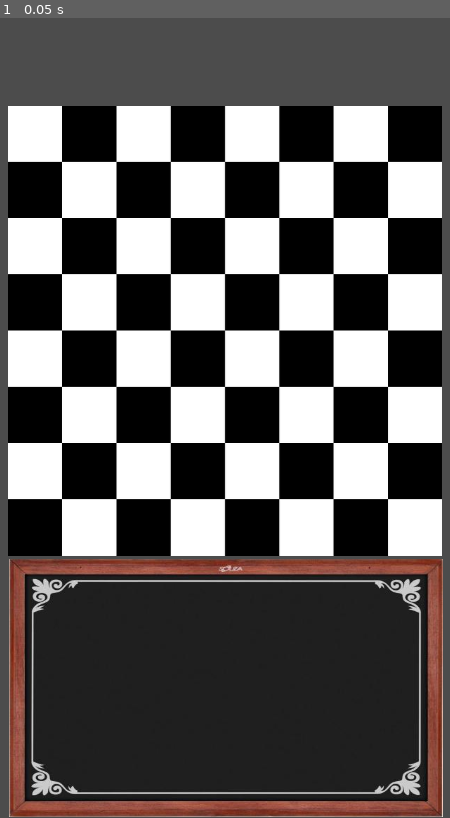
Above: before the commit, frame 1.
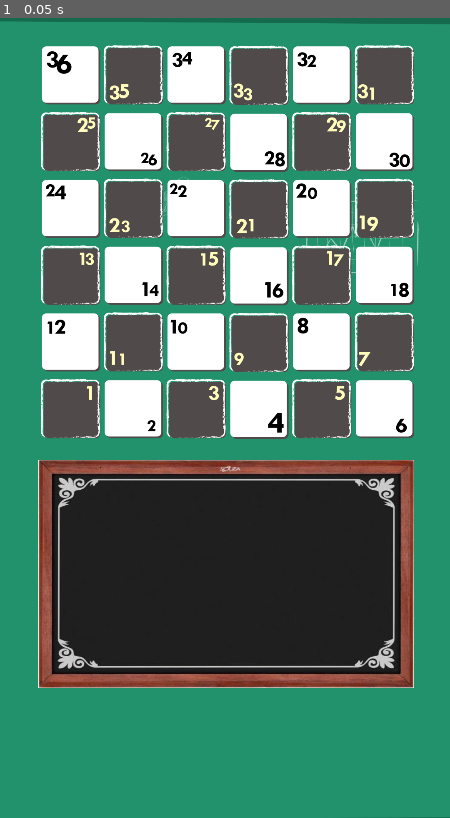
Above: after the commit, the same moment.

Repository: Wildrimak/the-math
Game: Godot game, scene res://scenes/Node2D-Main.tscn
Two runs of this game, one before a commit and one after it. Both use one fixed random seed, a clock stepped at 60 frames per second and the inputs below.
Inputs:
- Up to frame 1 (0.05 s): no input

The runs differ from the first frame. In frame 1, 82% of the frame differs, in the area x 0-100%, y 0-100%.

Commit message:
atualizado imagens

Diff:
--- a/scenes/Node2D-Main.tscn
+++ b/scenes/Node2D-Main.tscn
@@ -1,18 +1,21 @@
-[gd_scene load_steps=3 format=2]
+[gd_scene load_steps=4 format=2]
 
-[ext_resource path="res://images/chess-board.png" type="Texture" id=1]
-[ext_resource path="res://images/dark-square.jpg" type="Texture" id=2]
+[ext_resource path="res://images/tela_fundo.png" type="Texture" id=1]
+[ext_resource path="res://images/tabuleiro.png" type="Texture" id=2]
+[ext_resource path="res://images/dark-square.jpg" type="Texture" id=3]
 
 [node name="Node2D-Main" type="Node2D"]
 
-[node name="Sprite-ChessBoard" type="Sprite" parent="."]
-position = Vector2( 18.75, 210 )
-scale = Vector2( 1.5, 1.5 )
+[node name="tela_fundo" type="Sprite" parent="."]
+scale = Vector2( 1, 0.9 )
 texture = ExtResource( 1 )
 centered = false
 
-[node name="Sprite-DarkBoard" type="Sprite" parent="."]
-position = Vector2( 20.8396, 1297.42 )
-scale = Vector2( 1.68576, 1.5 )
+[node name="tabuleiro" type="Sprite" parent="."]
 texture = ExtResource( 2 )
 centered = false
+
+[node name="dark-square" type="Sprite" parent="."]
+position = Vector2( 542.242, 1334.47 )
+scale = Vector2( 1.45802, 1.32221 )
+texture = ExtResource( 3 )
Binary file removed: images/chess-board.png
Binary file added: images/tabuleiro.png
Not shown, added: images/tabuleiro.png.import
Binary file added: images/tela_fundo.png
Not shown, changed: images/tela_fundo.png.import
